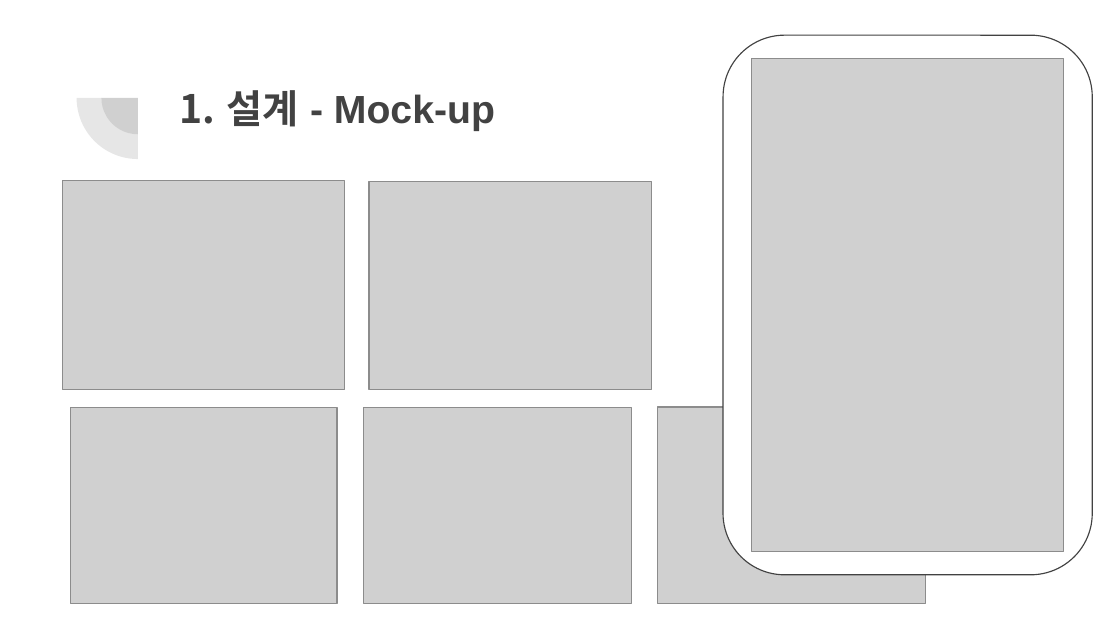
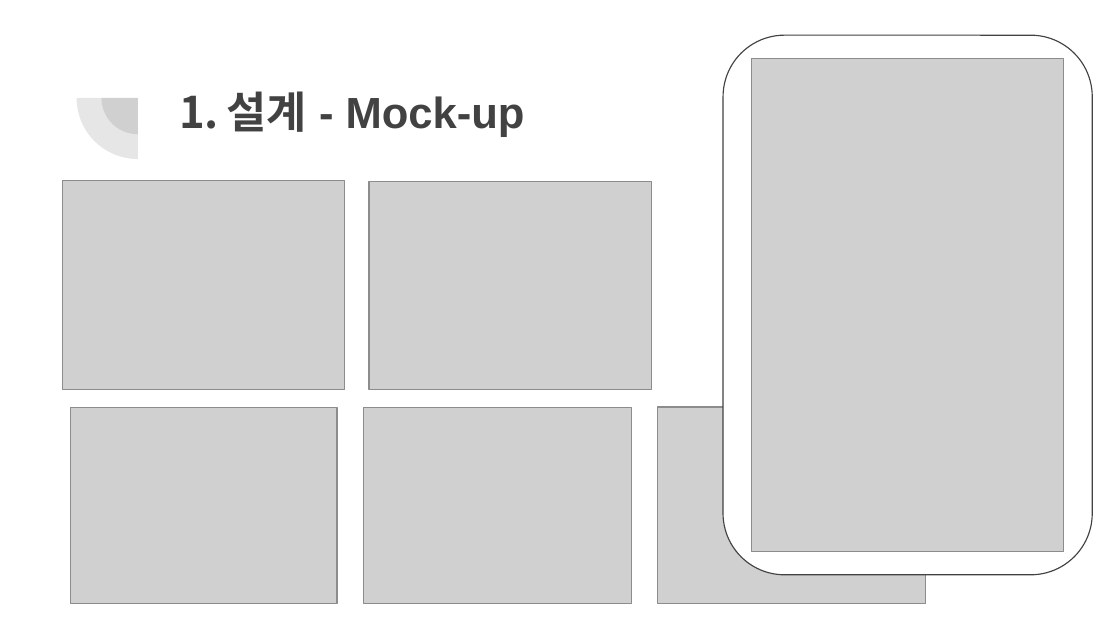
Before and after one commit to suminjeff/TIL, a slide deck: slide 5 of 231116/FinancePal.pptx. Drawn at 1120x630 pixels with LibreOffice and Linux fonts; fonts in the diff are those of the drawing; grey boxes stand for pictures. Boxes give left, top, right and bottom in pixels: in the first picture for what was removed or moved away, otherwise in the second. Text is boxed around its words. In the diff, an @@ line names an element or a change of style, - is before the commit and + after.

```diff
--- a/231116/FinancePal.pptx
+++ b/231116/FinancePal.pptx
@@ title "설계 - Mock-up" at bbox=[227, 91, 525, 137]: size 25.2 to 28 pt @@
```
Also in this commit, not shown: 3 other slides changed, 4 other files.
